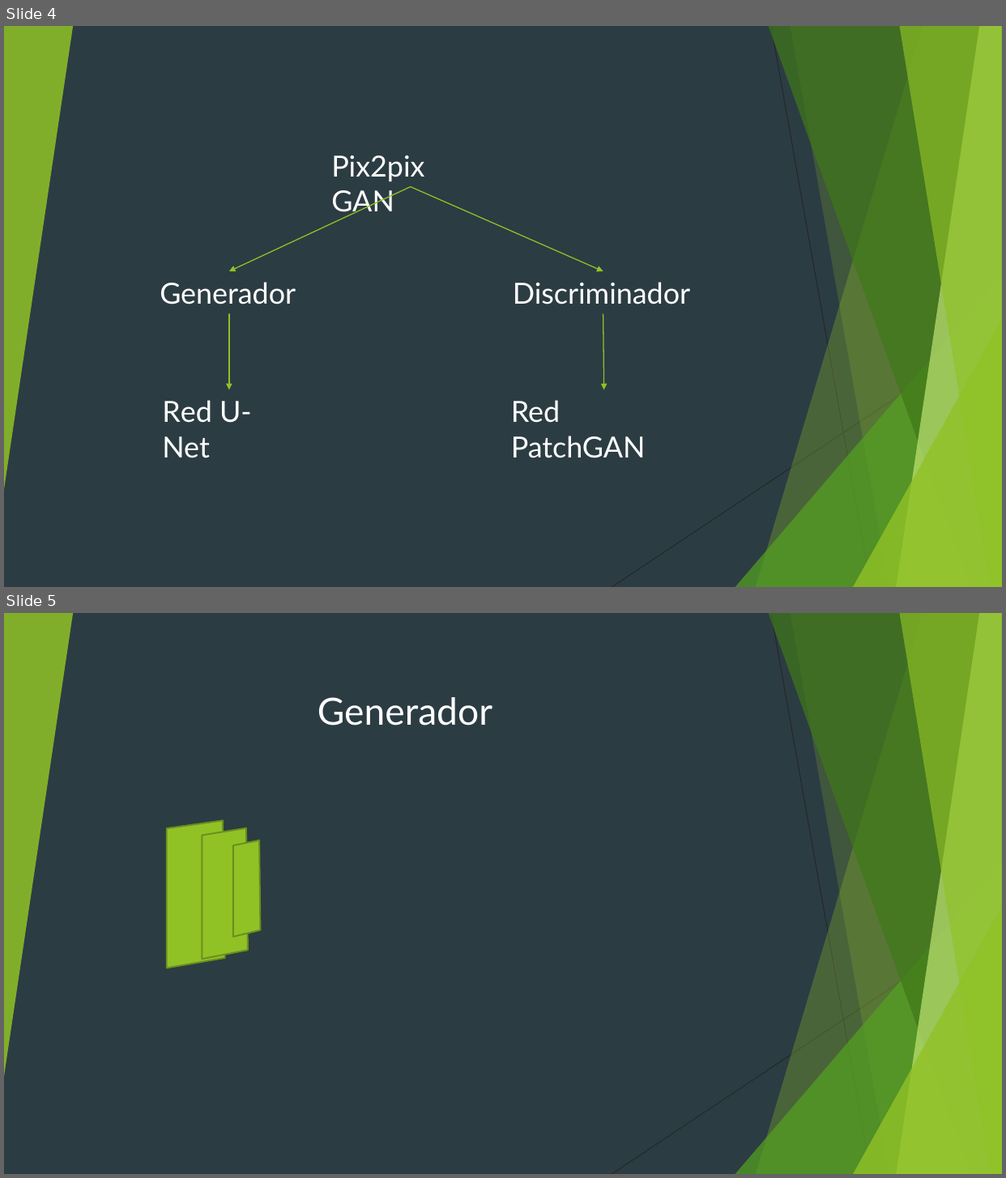
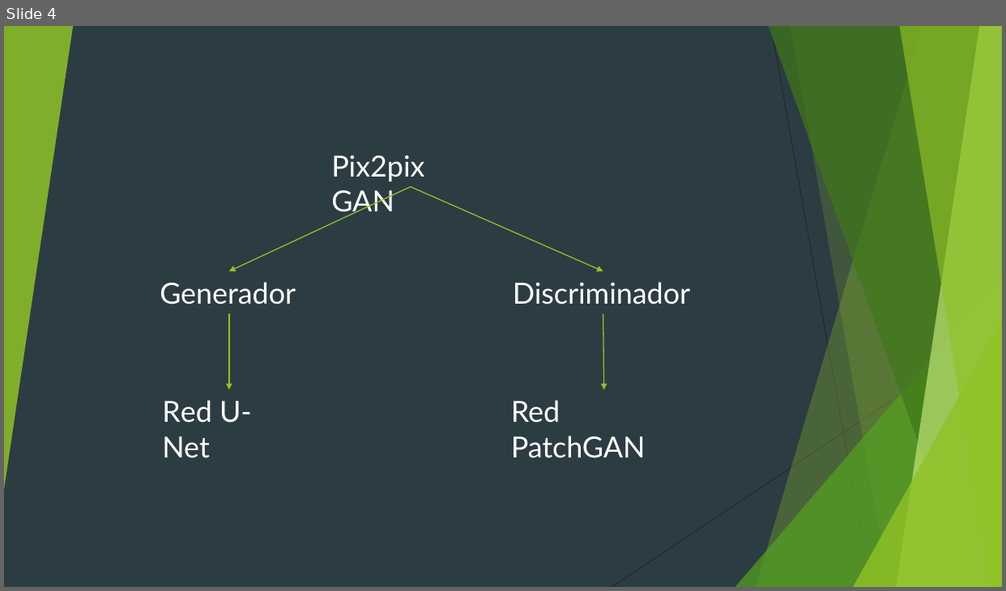
Before and after one commit to pixeldashgames/GANdela, a slide deck: GANdela.pptm. Shown one above the other, each under a label of ours: slides 4 and 5 before the commit, slide 4 after it. The pictures are 1006x1178 and 1006x591 pixels, drawn with LibreOffice and Linux fonts; fonts in the diff are those of the drawing. Boxes give left, top, right and bottom in pixels: in the first picture for what was removed or moved away, otherwise in the second. Text is boxed around its words. In the diff, an @@ line names an element or a change of style, - is before the commit and + after.

```diff
--- a/GANdela.pptm
+++ b/GANdela.pptm
@@ slide 5 removed at bbox=[4, 613, 1002, 1174], background #2C3C43; not listed: 10 template elements that a slide beside it also shows @@
@@ text removed at bbox=[317, 697, 492, 726] @@
-Generador
@@ freeform shape removed at bbox=[167, 820, 225, 968] @@
@@ freeform shape removed at bbox=[202, 828, 248, 960] @@
@@ freeform shape removed at bbox=[233, 841, 260, 937] @@
```
Also in this commit, not shown: 2 slides changed, 8 slides added, 1 other slide removed, 11 other files.
